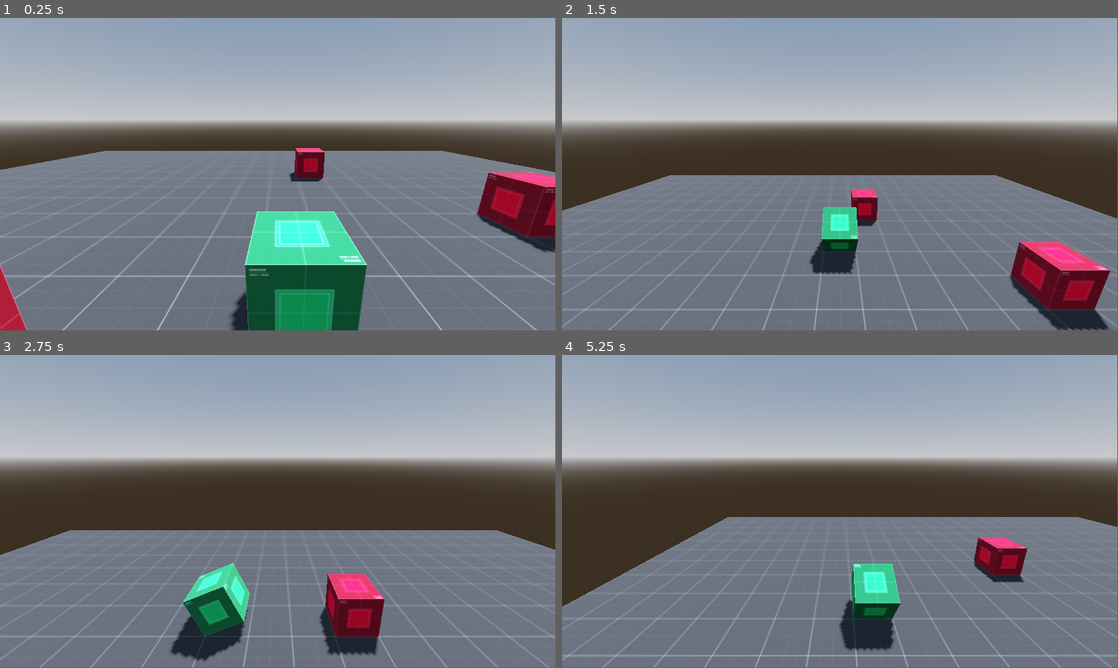
Above: before the commit, frames 1-4 (two rows, left to right).
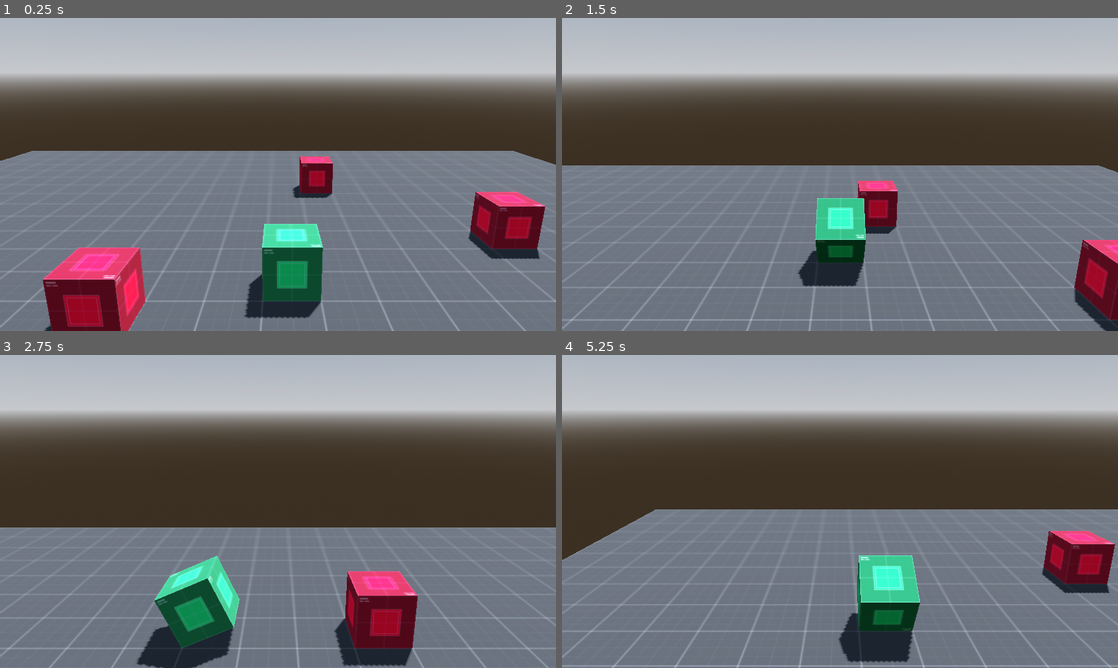
Above: after the commit, the same moments.

Repository: godotrecipes/rolling_cube
Game: Godot game, scene res://world.tscn
Same seed, same stepped clock (60 frames per second), same inputs: the game is played once before the commit and once after it.
Inputs:
- Up to frame 1 (0.25 s): no input
- Up to frame 2 (1.5 s): hold Up (ui_up) from 0.53 s (still down)
- Up to frame 3 (2.75 s): release Up (ui_up) at 2.03 s; hold Left (ui_left) from 2.03 s (still down)
- Up to frame 4 (5.25 s): release Left (ui_left) at 3.53 s; hold Down (ui_down) 3.53-4.28 s; hold Right (ui_right) 4.28-5.03 s; hold Up (ui_up) from 5.03 s (still down)
In our replay, the window is 799x449 before the commit and 800x450 after it. These sizes can differ from the game's own. Grey fills any space a smaller window leaves; there, only what the larger window draws over its background counts as a difference.

The runs differ from the first frame. In frame 1, 55% of the frame differs, in the area x 0-100%, y 0-100%; in frame 2, 52%; in frame 3, 48%; in frame 4, 50%.

Commit message:
adjust camera fov

Diff:
--- a/cube.gd
+++ b/cube.gd
@@ -29,7 +29,6 @@
 			mesh.global_transform.origin + dir * cube_size, collision_mask, [self])
 	var collision = space.intersect_ray(ray)
 	if collision:
-		print(collision.collider.name)
 		return
 
 	rolling = true
--- a/project.godot
+++ b/project.godot
@@ -14,3 +14,7 @@
 run/main_scene="res://world.tscn"
 config/features=PackedStringArray("4.0", "Forward Plus")
 config/icon="res://icon.svg"
+
+[display]
+
+window/stretch/mode="viewport"
--- a/world.gd
+++ b/world.gd
@@ -1,6 +1,6 @@
 extends Node3D
 
-var cam_offset = Vector3(0, 4, 4)
+var cam_offset = Vector3(0, 4, 6)
 var cam_speed = 3.0
 
 func _process(delta):
--- a/world.tscn
+++ b/world.tscn
@@ -40,7 +40,8 @@
 mesh = SubResource("PlaneMesh_8ju7a")
 
 [node name="Camera3D" type="Camera3D" parent="."]
-transform = Transform3D(1, 0, 0, 0, 0.965926, 0.258819, 0, -0.258819, 0.965926, 0, 0, 0)
+transform = Transform3D(1, 0, 0, 0, 0.965926, 0.258819, 0, -0.258819, 0.965926, 0, 3.5, 7)
+fov = 44.5
 
 [node name="Cube" parent="." instance=ExtResource("2_pl5vf")]
 transform = Transform3D(1, 0, 0, 0, 1, 0, 0, 0, 1, 0.5, 0, 0.5)
